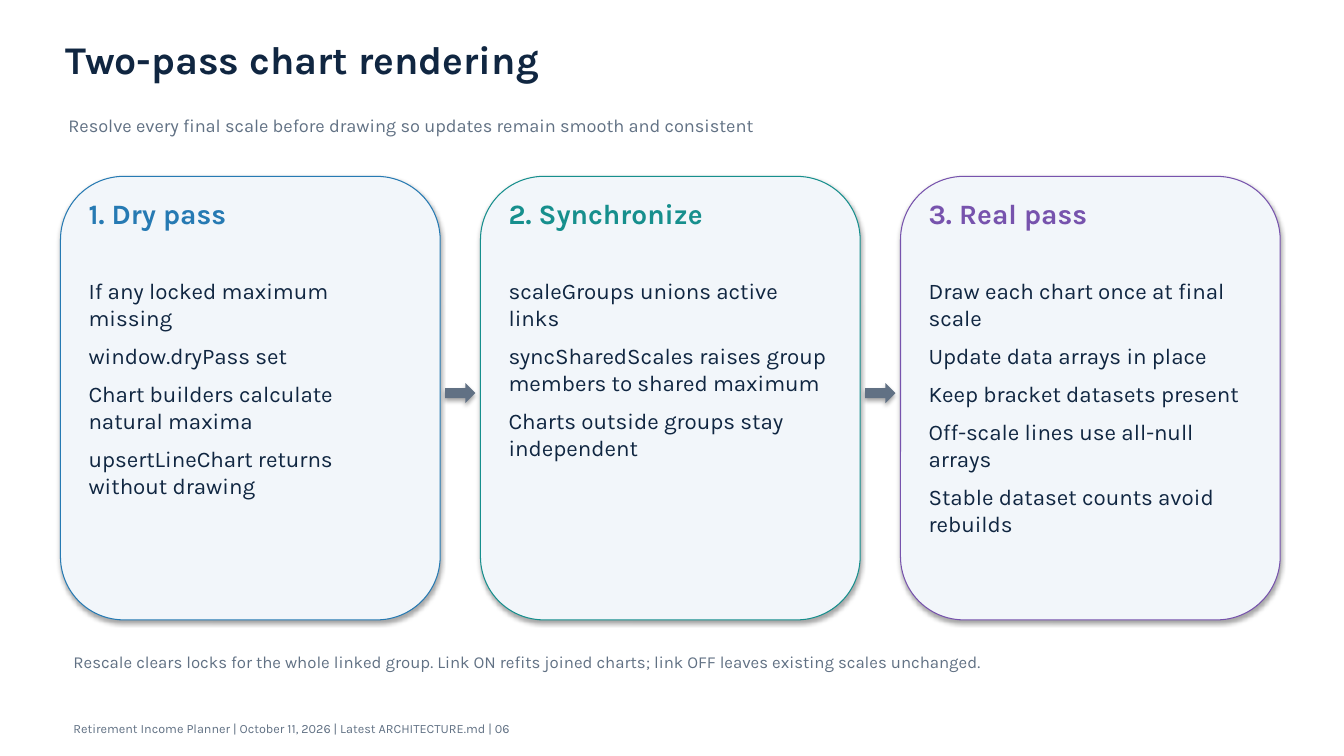
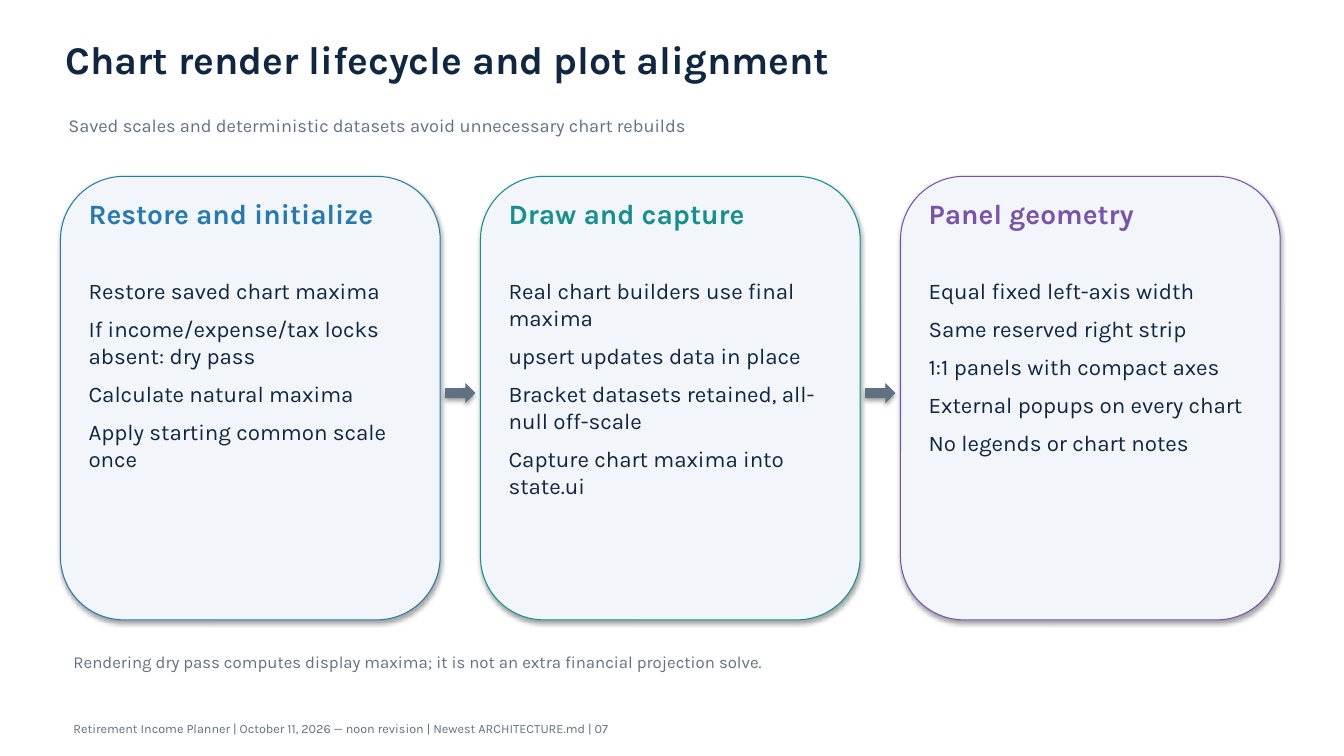
Before and after one commit to howardc64/retirefin, a slide deck: slide 7 of docs/retirement_income_planner_architecture.pptx (slide 6 before the commit). Drawn at 1344x756 pixels with LibreOffice and Linux fonts; fonts in the diff are those of the drawing. Boxes give left, top, right and bottom in pixels: in the first picture for what was removed or moved away, otherwise in the second. Text is boxed around its words. In the diff, an @@ line names an element or a change of style, - is before the commit and + after.

```diff
--- a/docs/retirement_income_planner_architecture.pptx
+++ b/docs/retirement_income_planner_architecture.pptx
@@ text at [65,46,830,84]: text changed @@
-Two-pass chart rendering
+Chart render lifecycle and plot alignment
@@ text at [68,119,685,137]: text changed @@
-Resolve every final scale before drawing so updates remain smooth and consistent
+Saved scales and deterministic datasets avoid unnecessary chart rebuilds
@@ text at [89,204,373,225]: text changed @@
-1. Dry pass
+Restore and initialize
@@ text at [509,204,745,231]: text changed @@
-2. Synchronize
+Draw and capture
@@ text at [929,205,1134,231]: text changed @@
-3. Real pass
+Panel geometry
@@ text at [89,283,386,468]: text changed @@
-If any locked maximum missing
-window.dryPass set
-Chart builders calculate natural maxima
-upsertLineChart returns without drawing
+Restore saved chart maxima
+If income/expense/tax locks absent: dry pass
+Calculate natural maxima
+Apply starting common scale once
@@ text at [509,283,815,495]: text changed @@
-scaleGroups unions active links
-syncSharedScales raises group members to shared maximum
-Charts outside groups stay independent
+Real chart builders use final maxima
+upsert updates data in place
+Bracket datasets retained, all-null off-scale
+Capture chart maxima into state.ui
@@ text at [929,283,1243,457]: text changed @@
-Draw each chart once at final scale
-Update data arrays in place
-Keep bracket datasets present
-Off-scale lines use all-null arrays
-Stable dataset counts avoid rebuilds
+Equal fixed left-axis width
+Same reserved right strip
+1:1 panels with compact axes
+External popups on every chart
+No legends or chart notes
@@ text at [73,656,762,672]: text changed @@
-Rescale clears locks for the whole linked group. Link ON refits joined charts; link OFF leaves existing scales unchanged.
+Rendering dry pass computes display maxima; it is not an extra financial projection solve.
@@ text at [73,724,608,734]: text changed @@
-Retirement Income Planner | October 11, 2026 | Latest ARCHITECTURE.md | 06
+Retirement Income Planner | October 11, 2026 — noon revision | Newest ARCHITECTURE.md | 07
```
Also in this commit, not shown: 9 other slides changed, 5 slides added, 4 slides removed, 16 other files.
